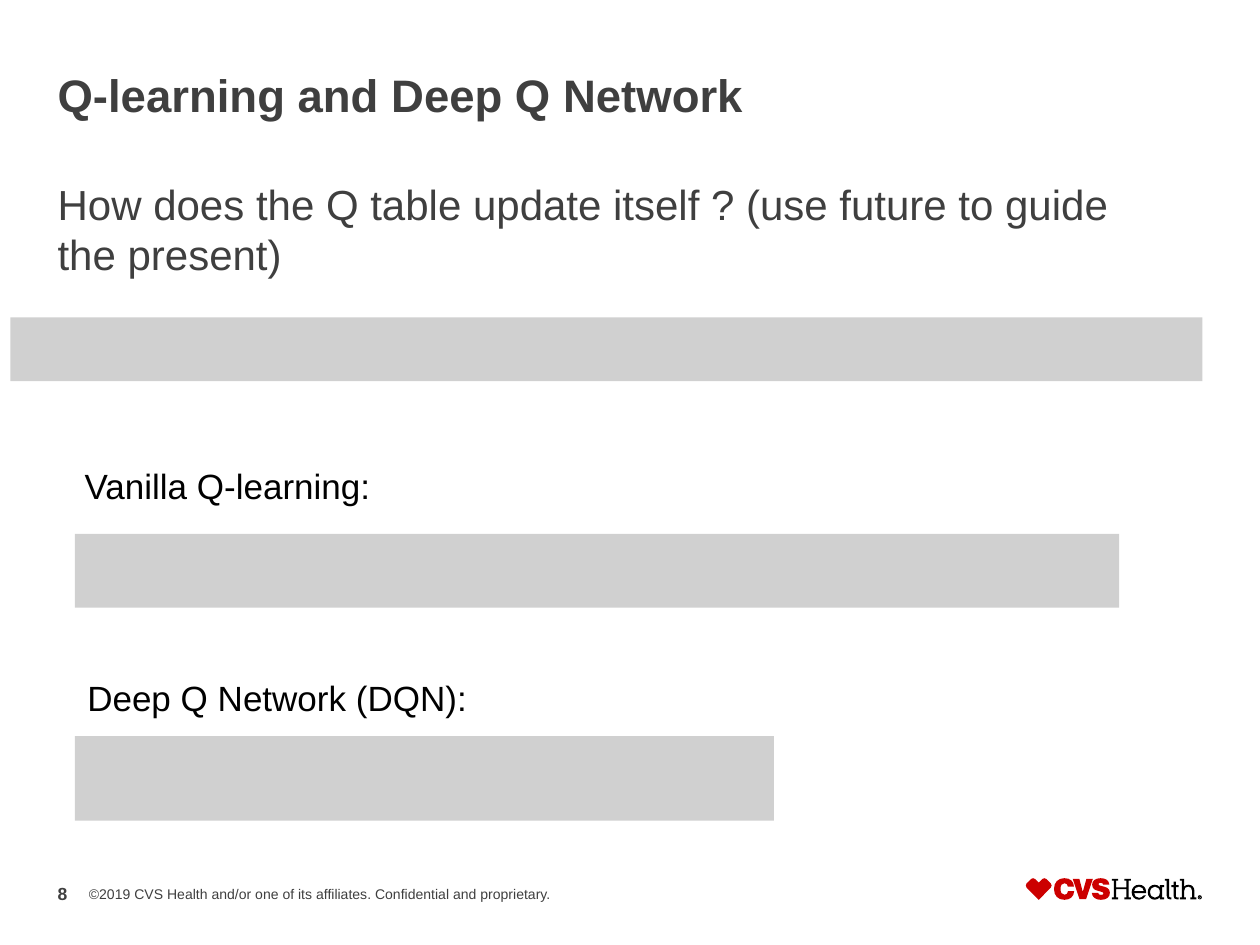
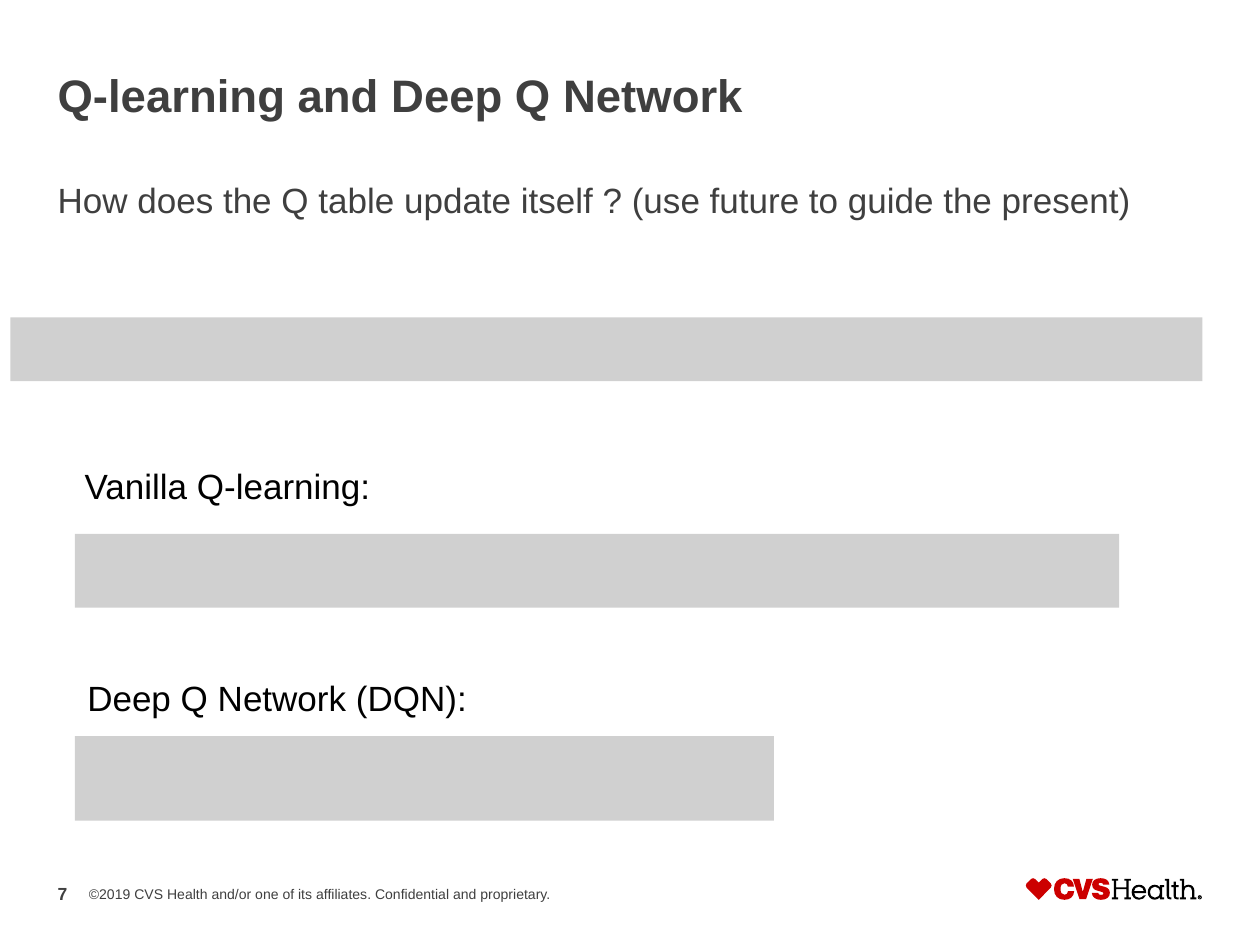
Before and after one commit to CJinny/RL_uplift, a slide deck: slide 7 of RL_uplift.pptx (slide 8 before the commit). Drawn at 1260x945 pixels with LibreOffice and Linux fonts; fonts in the diff are those of the drawing; grey boxes stand for pictures. Boxes give left, top, right and bottom in pixels: in the first picture for what was removed or moved away, otherwise in the second. Text is boxed around its words. In the diff, an @@ line names an element or a change of style, - is before the commit and + after.

```diff
--- a/RL_uplift.pptx
+++ b/RL_uplift.pptx
@@ text "How does the Q table ..." at <box>58,187,1130,220</box>: size 24 to 20 pt @@
@@ page number at <box>58,888,68,900</box>: text changed @@
-8
+7
```
Also in this commit, not shown: 8 other slides changed.
